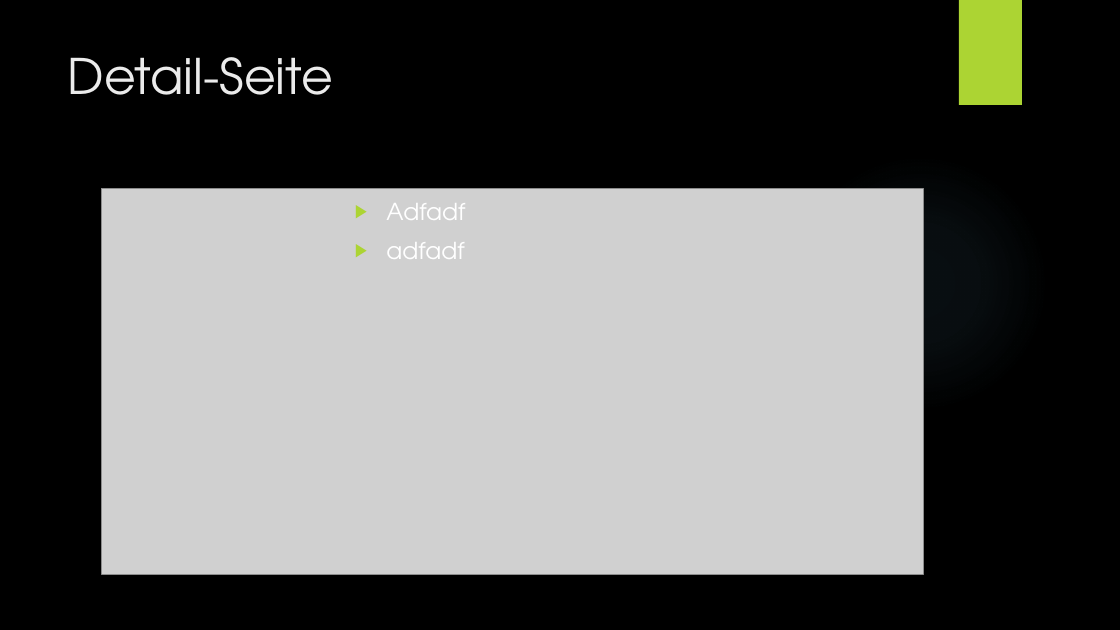
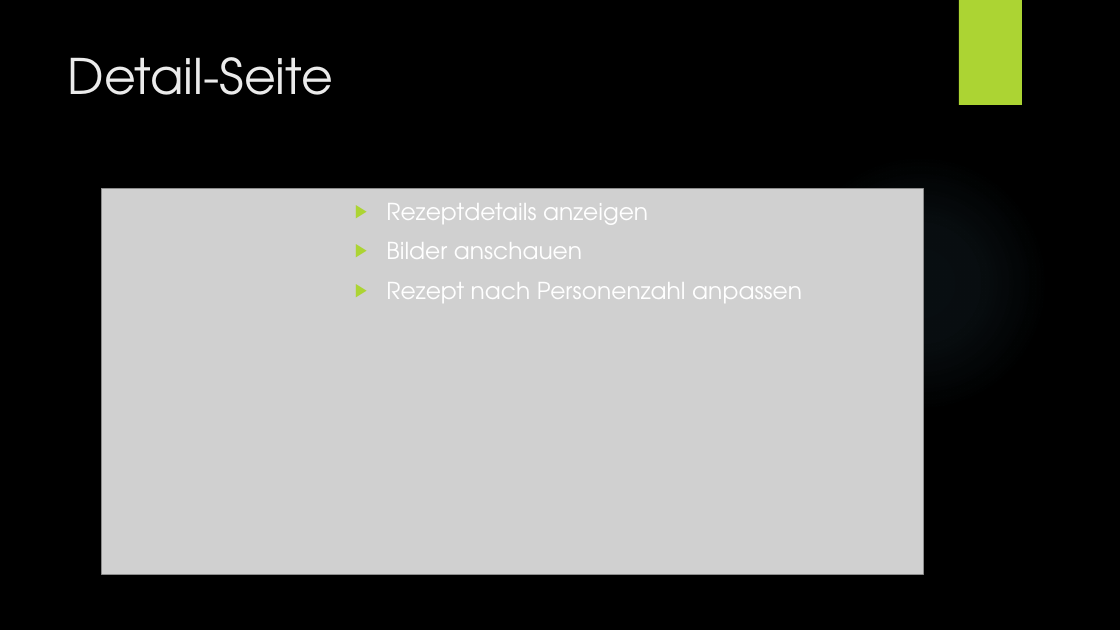
Before and after one commit to Wenja26/rezept, a slide deck: slide 8 of Rezptapp.pptx (slide 7 before the commit). Drawn at 1120x630 pixels with LibreOffice and Linux fonts; fonts in the diff are those of the drawing; grey boxes stand for pictures; background and template pictures are left out. Boxes give left, top, right and bottom in pixels: in the first picture for what was removed or moved away, otherwise in the second. Text is boxed around its words. In the diff, an @@ line names an element or a change of style, - is before the commit and + after.

```diff
--- a/Rezptapp.pptx
+++ b/Rezptapp.pptx
@@ text at (386, 203, 802, 303): text changed @@
-▶ Adfadf
-▶ adfadf
+▶ Rezeptdetails anzeigen
+▶ Bilder anschauen
+▶ Rezept nach Personenzahl anpassen
```
Also in this commit, not shown: 5 other slides changed, 3 slides added.
